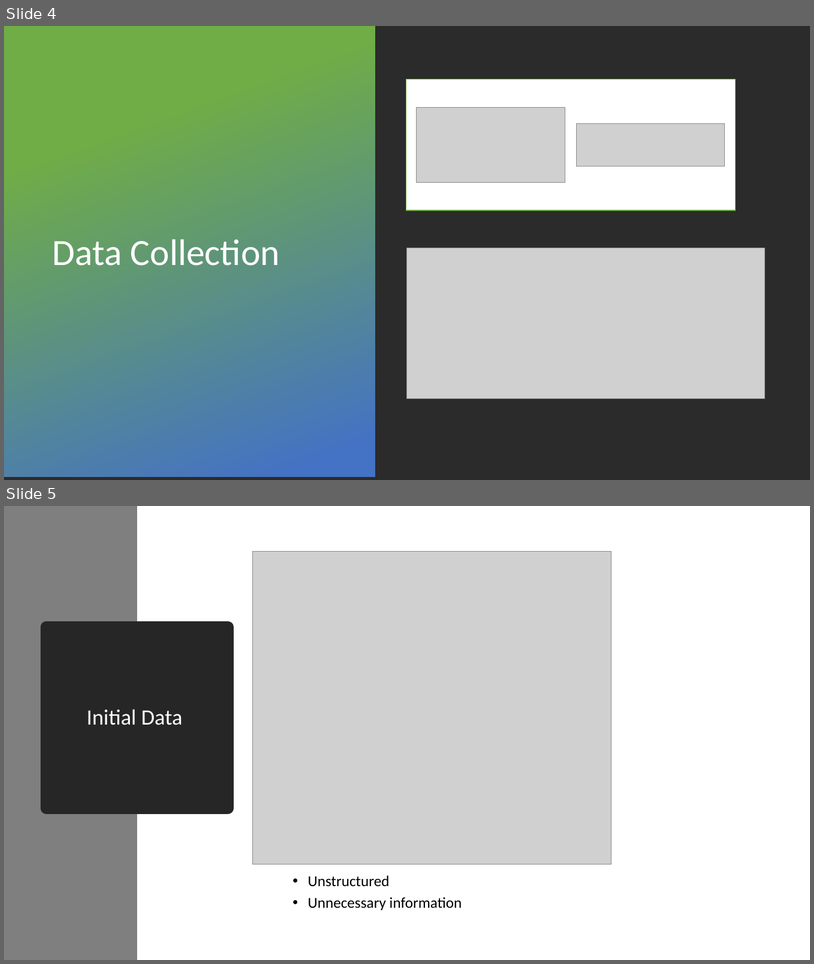
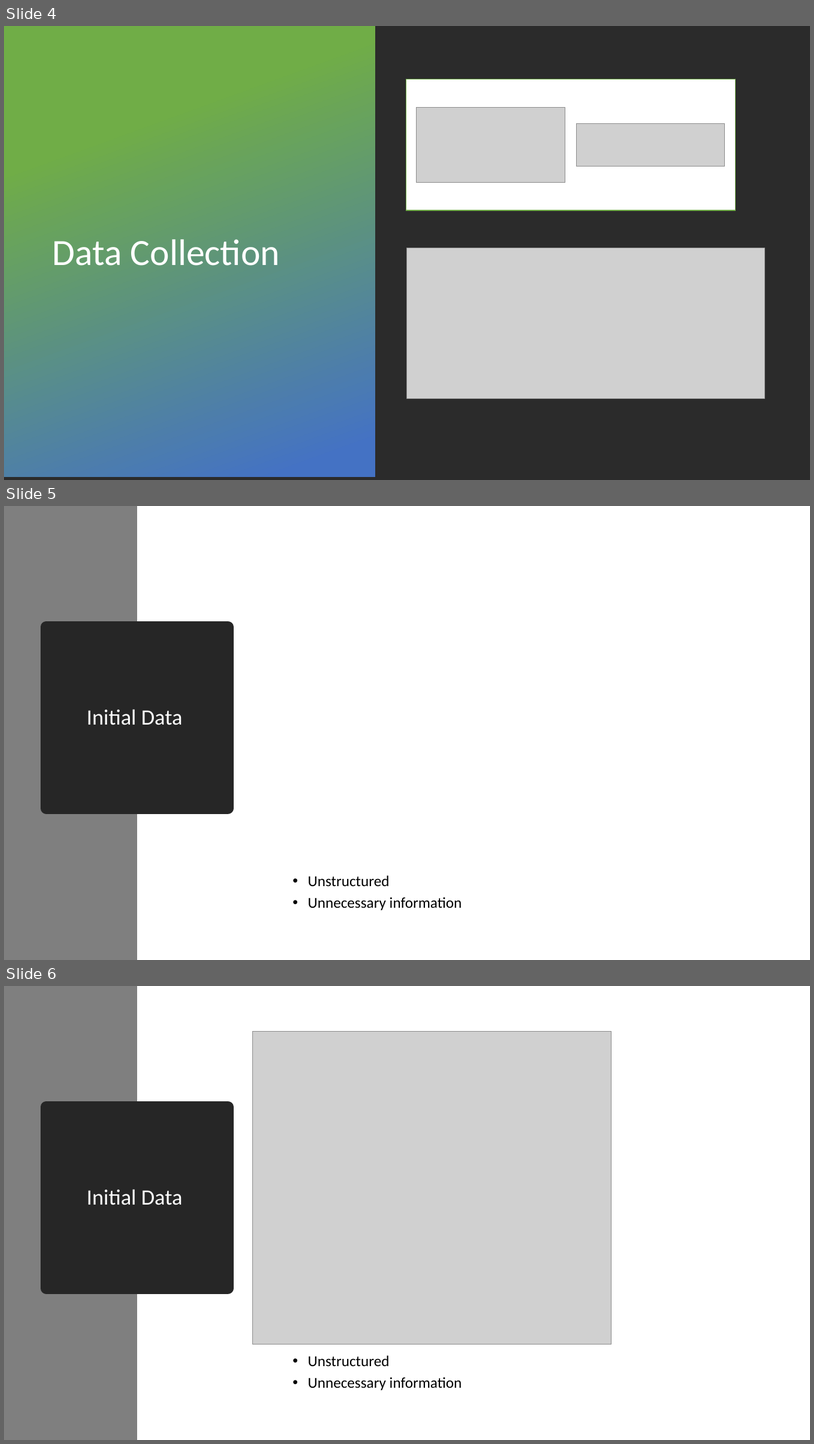
Before and after one commit to prasoons/ProjectDW, a slide deck: Project Presentation - Prasoon Sharma.pptx. Shown one above the other, each under a label of ours: slides 4 and 5 before the commit, slides 4, 5 and 6 after it. The pictures are 814x964 and 814x1444 pixels, drawn with LibreOffice and Linux fonts; fonts in the diff are those of the drawing; grey boxes stand for pictures; background and template pictures are left out; a plain dark background stands for a picture behind light text. Boxes give left, top, right and bottom in pixels: in the first picture for what was removed or moved away, otherwise in the second. Text is boxed around its words. In the diff, an @@ line names an element or a change of style, - is before the commit and + after.

```diff
--- a/Project Presentation - Prasoon Sharma.pptx
+++ b/Project Presentation - Prasoon Sharma.pptx
@@ slide 5 added at box(4, 506, 810, 960), background #FFFFFF @@
@@ rectangle added at box(4, 506, 137, 960), fill #7F7F7F @@
@@ title added at box(47, 627, 228, 808), fill #262626, outline #262626 13.75 pt, 26 pt, text #FFFFFF @@
+Initial Data
@@ text added at box(308, 875, 462, 910), 18 pt, text #000000 @@
+• Unstructured
+• Unnecessary information
@@ what was slide 5 is now slide 6 @@
```
Also in this commit, not shown: 1 slide changed, 1 other slide added.
